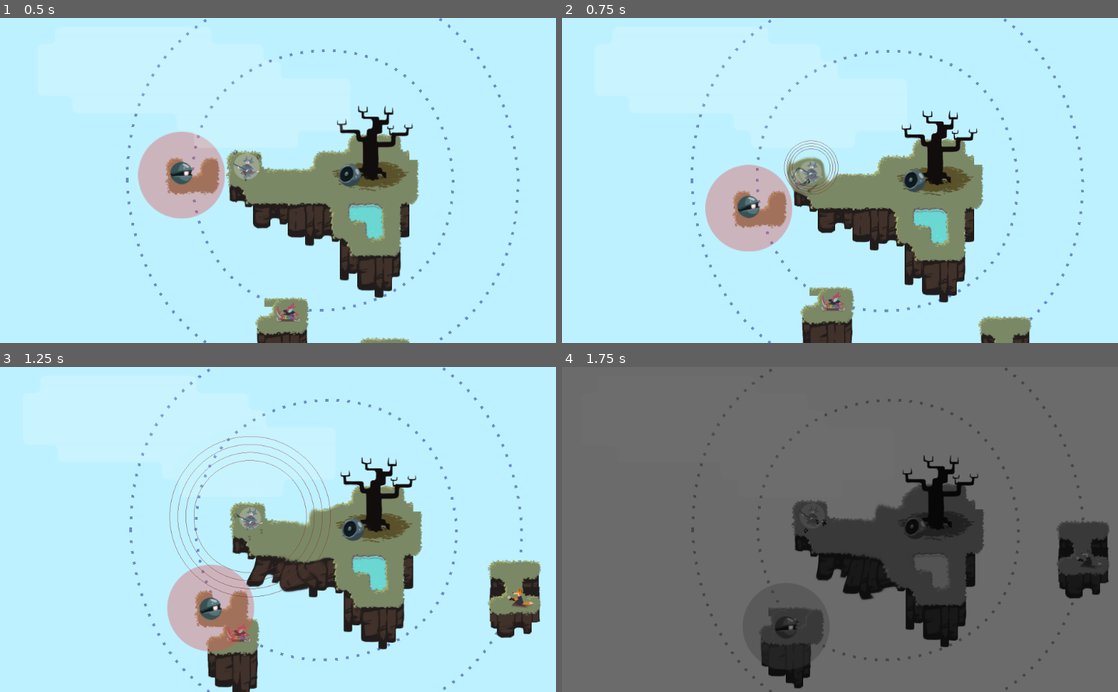
Above: before the commit, frames 1-4 (two rows, left to right).
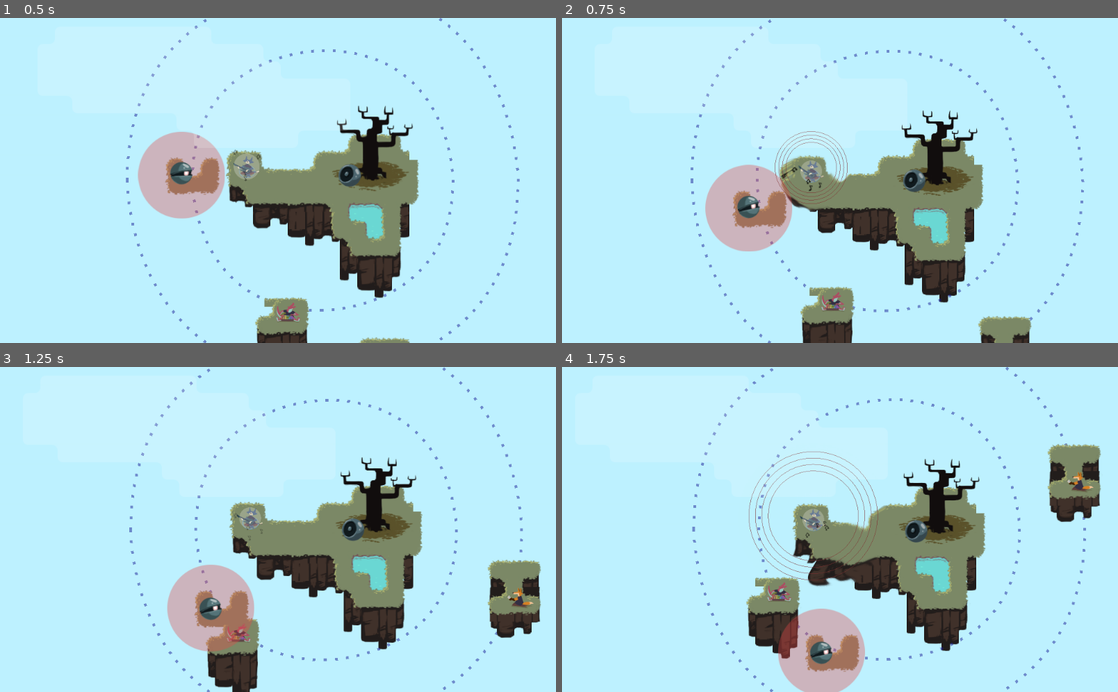
Above: after the commit, the same moments.

Repository: uspgamedev/skyjammers
Game: Godot game, scene res://stages/stage04.tscn
The game is run twice, just before and just after one commit, with the same random seed, the same clock (stepped at 60 frames per second) and the same inputs. This scene is started directly instead of the project's main scene. Sound files missing from this copy of the repository are replaced by a short silence.
Inputs:
- Up to frame 1 (0.5 s): no input
- Up to frame 2 (0.75 s): hold Space (action_play) from 0.53 s (still down)
- Up to frame 3 (1.25 s): keep holding Space (action_play)
- Up to frame 4 (1.75 s): release Space (action_play) at 1.28 s; tap Space (action_play) at 1.35 s

Frame 1 is identical in both runs. In frame 2, 1.0% of the frame differs, in the area x 38-52%, y 34-60%; in frame 3, 1.5%; in frame 4, 98%, in the area x 0-100%, y 0-100%.

Commit message:
Balanced Stage04

Diff:
--- a/game/stages/stage04.tscn
+++ b/game/stages/stage04.tscn
@@ -35,6 +35,7 @@
 
 [node name="Island" parent="Instruments" index="0" instance=ExtResource( 2 )]
 
+editor/display_folded = true
 tile_data = PoolIntArray( -196608, 22, 0, -196607, 22, 0, -196606, 22, 0, -196605, 22, 0, -65542, 22, 0, -65541, 22, 0, …(715 unchanged characters)…
 
 [node name="Goal" parent="Instruments/Island" index="0" instance=ExtResource( 3 )]
@@ -56,6 +57,8 @@
 [node name="Bass" parent="Instruments/Island" index="4" instance=ExtResource( 5 )]
 
 position = Vector2( -140, -20 )
+growth = 15.0
+duration = 0.5
 
 [node name="Path2D" parent="Instruments" index="1" instance=ExtResource( 6 )]
 
@@ -82,11 +85,12 @@
 [node name="Xylophone" parent="Instruments/Path2D/PathFollow2D/Island" index="2" instance=ExtResource( 7 )]
 
 position = Vector2( 10, 10 )
-growth = 7.0
-duration = 1.0
+growth = 15.0
+duration = 0.5
 
 [node name="PathFollow2D2" parent="Instruments/Path2D" index="1" instance=ExtResource( 8 )]
 
+editor/display_folded = true
 position = Vector2( -212.614, 118.155 )
 offset = 506.734
 v_offset = 240.0
@@ -109,7 +113,7 @@
 
 [node name="PathFollow2D2" parent="Instruments/Path2D2" index="1" instance=ExtResource( 8 )]
 
-position = Vector2( -113.054, 346.13 )
+position = Vector2( -113.057, 346.129 )
 offset = 1827.06
 speed = -0.2
 override_parent_speed = true
@@ -126,6 +130,8 @@
 [node name="Gameboy" parent="Instruments/Path2D2/PathFollow2D2/Island" index="2" instance=ExtResource( 10 )]
 
 position = Vector2( 10, 20 )
+growth = 20.0
+duration = 0.5
 
 
 [editable path="Instruments/Island"]
